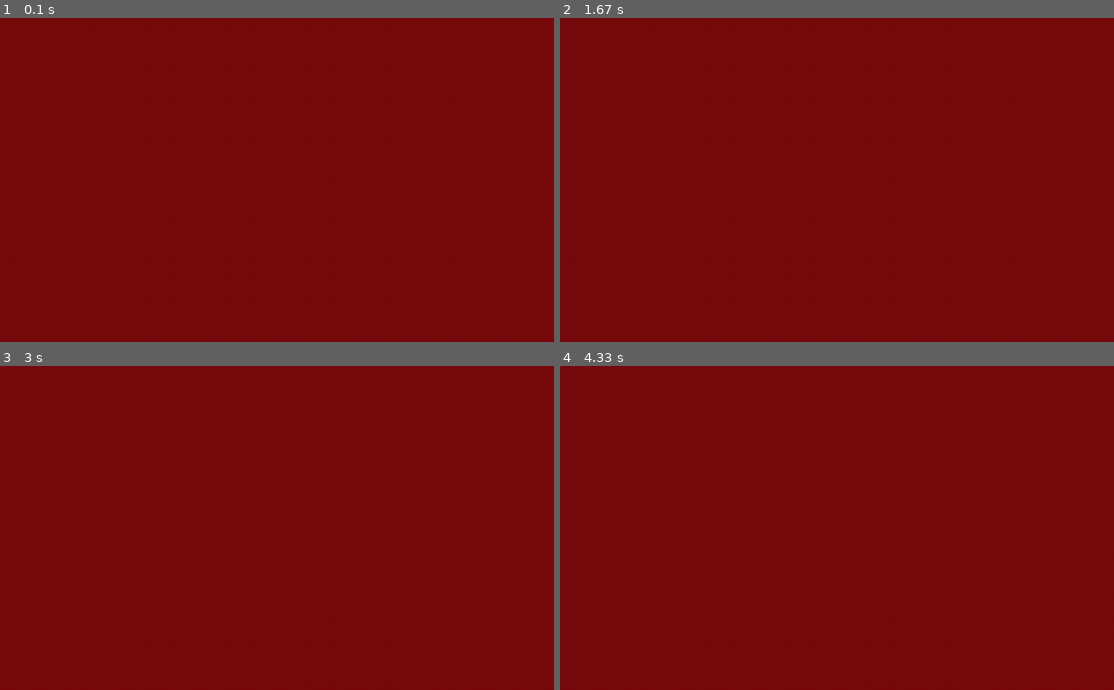
Above: before the commit, frames 1-4 (two rows, left to right).
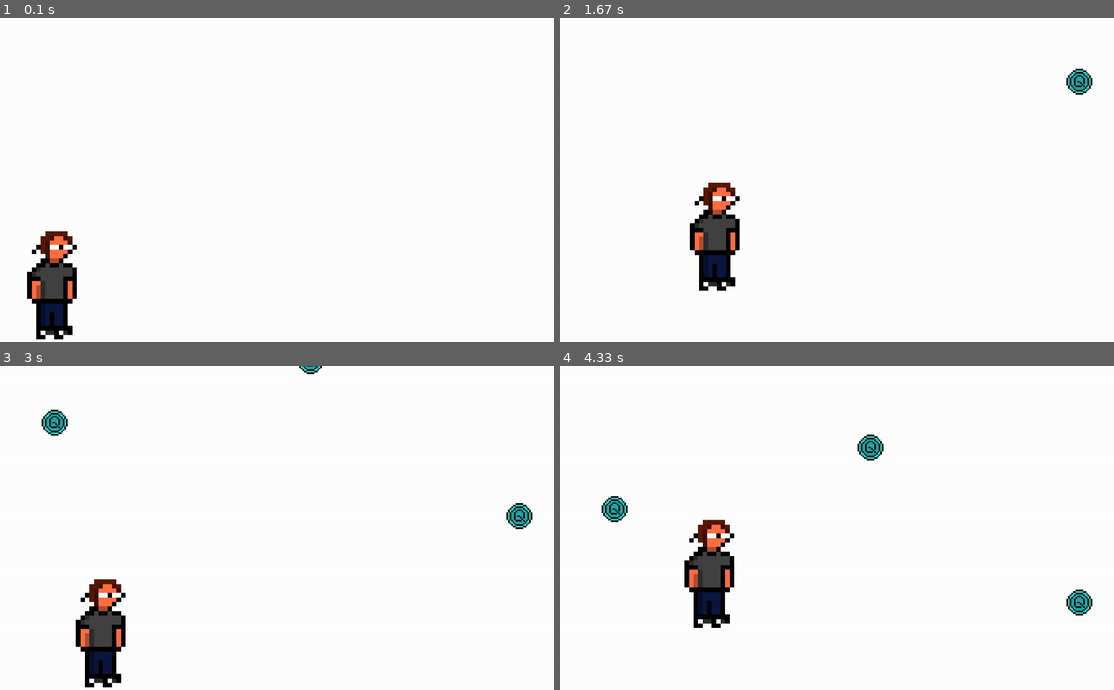
Above: after the commit, the same moments.

Repository: DeLucca990/Projeto_Final_Dsoft
Game: pygame game, started from jogo_pygame.py
Two runs of this game, one before a commit and one after it. Both use one fixed random seed, a clock stepped at 60 frames per second and the inputs below.
Inputs:
- Up to frame 1 (0.1 s): no input
- Up to frame 2 (1.67 s): tap A at 0.33 s; hold Right 0.67-1.13 s; hold W 1.17-1.47 s; hold Right from 1.5 s (still down)
- Up to frame 3 (3 s): release Right at 1.97 s; hold A 2-2.53 s; hold Down 2.57-2.87 s; hold A from 2.9 s (still down)
- Up to frame 4 (4.33 s): release A at 3.3 s; hold Up 3.33-3.7 s; hold D from 3.73 s (still down)

The runs differ from the first frame. In frame 1, 100% of the frame differs, in the area x 0-100%, y 0-100%; in frame 2, 100%; in frame 3, 100%; in frame 4, 100%.

Commit message:
Implementando alterações importantes

Diff:
--- a/arremessaveis_class.py
+++ b/arremessaveis_class.py
@@ -0,0 +1,19 @@
+import pygame
+import random
+
+class Quizz(pygame.sprite.Sprite):
+    def __init__(self, *groups):
+        super().__init__(*groups)
+
+        self.image=pygame.image.load('img/quizz.png')
+        self.image=pygame.transform.scale(self.image,[50,50])
+        self.rect=pygame.Rect(50,50,100,100)
+        self.speed= 1 + random.random()*2
+        self.rect.y= 0 - random.randint(1,200)
+        self.rect.x= random.randint(1,1000)
+
+    def update(self, *args):
+        self.rect.y += self.speed
+
+        if self.rect.bottom>600:
+            self.kill()
--- a/jogo_pygame.py
+++ b/jogo_pygame.py
@@ -1,5 +1,9 @@
 import pygame
+import random
+from personagens_class import Personagem
+from arremessaveis_class import Quizz
 
+#Iniciando o Game:
 pygame.init()
 
 LARGURA=1024
@@ -8,14 +12,32 @@
 window=pygame.display.set_mode((LARGURA,ALTURA))
 pygame.display.set_caption('Dsoft Kong')
 
+#Objetos:
+grupo_de_objeto=pygame.sprite.Group()
+
+jogador=Personagem(grupo_de_objeto)
+arremessa_quizz=Quizz(grupo_de_objeto)
+
 game=True
-
+timer=0
+clock=pygame.time.Clock()
 while game:
+    clock.tick(60)
     for event in pygame.event.get():
         if event.type==pygame.QUIT:
             game=False
 
-    window.fill((120, 11, 13))
+    #Update Lógica:
+    grupo_de_objeto.update()
+    timer+=1
+    if timer>30:
+        timer=0
+        if random.random()<0.3:
+            novo_quizz=Quizz(grupo_de_objeto)
+
+    #Draw:
+    window.fill((255,255 ,255))
+    grupo_de_objeto.draw(window)
     pygame.display.update()
 
 pygame.quit()
--- a/personagens_class.py
+++ b/personagens_class.py
@@ -0,0 +1,30 @@
+import pygame
+
+class Personagem(pygame.sprite.Sprite):
+    def __init__(self, *groups):
+        super().__init__(*groups)
+
+        self.image=pygame.image.load('img/pulga.png')
+        self.image=pygame.transform.scale(self.image,[200,200])
+        self.rect=pygame.Rect(0,395,100,100)
+
+    def update(self, *args):
+        #Lógica
+        keys=pygame.key.get_pressed()
+        if keys[pygame.K_a] or keys[pygame.K_LEFT]:
+            self.rect.x -= 5
+        elif keys[pygame.K_d] or keys[pygame.K_RIGHT]:
+            self.rect.x += 5
+        elif keys[pygame.K_w] or keys[pygame.K_UP]:
+            self.rect.y -= 5
+        elif keys[pygame.K_s] or keys[pygame.K_DOWN]:
+            self.rect.y += 5
+
+        if self.rect.top<0:
+            self.rect.top=0
+        elif self.rect.bottom>600:
+            self.rect.bottom=600
+        elif self.rect.left<0:
+            self.rect.left=0
+        elif self.rect.right>1024:
+            self.rect.right=1024
Binary file added: img/bigboss_mbaixo.png
Binary file added: img/bigboss_mcima.png
Binary file added: img/ep1.png
Binary file added: img/ep2.png
Binary file added: img/fernando.png
Binary file added: img/marcio.png
Binary file added: img/pedro.png
Binary file added: img/pulga.png
Binary file added: img/quizz.png
Binary file added: img/rafael.png
